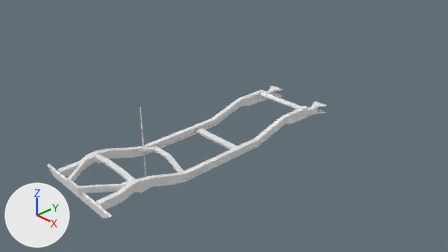
What one commit did to the Blender file JeepWillys/willysWithChassisAndSup.blend.
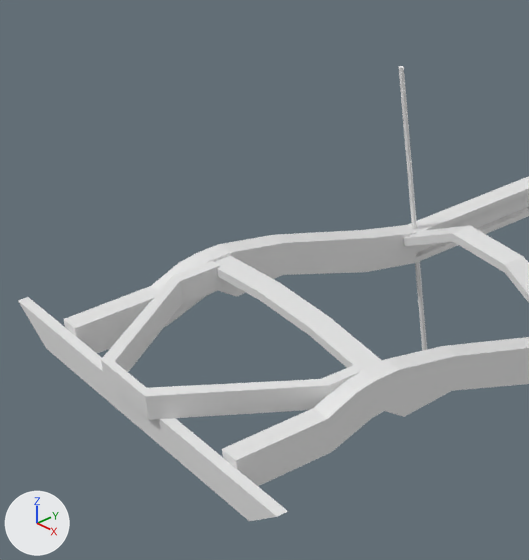
The first picture shows the older version from the file's camera 'Camera'. The close-ups show both versions on the part from 9% to 38% of the width and 36% to 90% of the height of that picture; other places that the commit changed are outside them. The lights are fixed; the arrows at lower left show +X, +Y and +Z.

Objects in the first close-up: 'Cylinder', 'crossMember', 'crossMemberForMachineGunMount', 'crossMemberVbraket', 'leftFrame', 'rearBumper', 'rightFrame'.
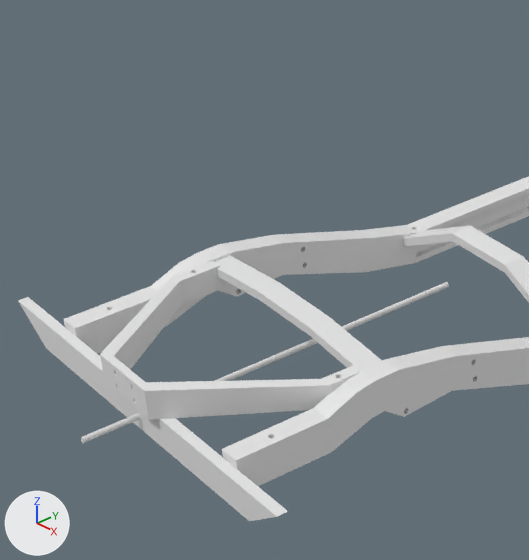
Patch to the scene script:
```diff
--- a/JeepWillys/willysWithChassisAndSup.blend.py
+++ b/JeepWillys/willysWithChassisAndSup.blend.py
@@ me_cube_003 @@
 # used by ob_crossmembervbraket; location = (-0.017, -3.283, 0.287); scale = (0.178, 0.0333, 0.0627)
-me_cube_003.from_pydata(...)  # 24 vertices, 22 faces; spans x -3.7..3.9, y -0.6..24.8, z -1.0..1.0
+me_cube_003.from_pydata(...)  # 408 vertices, 226 faces; spans x -3.7..3.9, y -0.6..24.8, z -1.0..1.5
+# me_cube_003 part 1: 4 vertices moved from x -1.2..1.2, y -0.6..0.6, z 1.0 to x -1.2..1.2, y -0.6..0.6, z 1.5; 256 vertices added at x -0.5..0.6, y -0.6..0.6, z -0.6..1.1
@@ ob_cylinder @@
 ob_cylinder = bpy.data.objects.new('Cylinder', me_cylinder_001)
-ob_cylinder.location = (-0.742, -1.232, 0.008)
+ob_cylinder.location = (0.0, -2.542, 0.131)
+ob_cylinder.rotation_euler = (1.571, 1.571, 0.0)  # degrees (90, 90, 0)
 ob_cylinder.scale = (0.0153, 0.013, 1.0)
```

Changed parts and their boxes (x1, y1, x2, y2) in the close-ups (529 x 560 px):
'crossMemberVbraket', reshaped: before (101, 261, 365, 420); after (100, 261, 365, 420)
'Cylinder', moved, turned: before (399, 66, 427, 351); after (81, 282, 449, 443)
part 1 of me_cube_003, built on: before (101, 286, 319, 413); after (100, 286, 319, 413)
